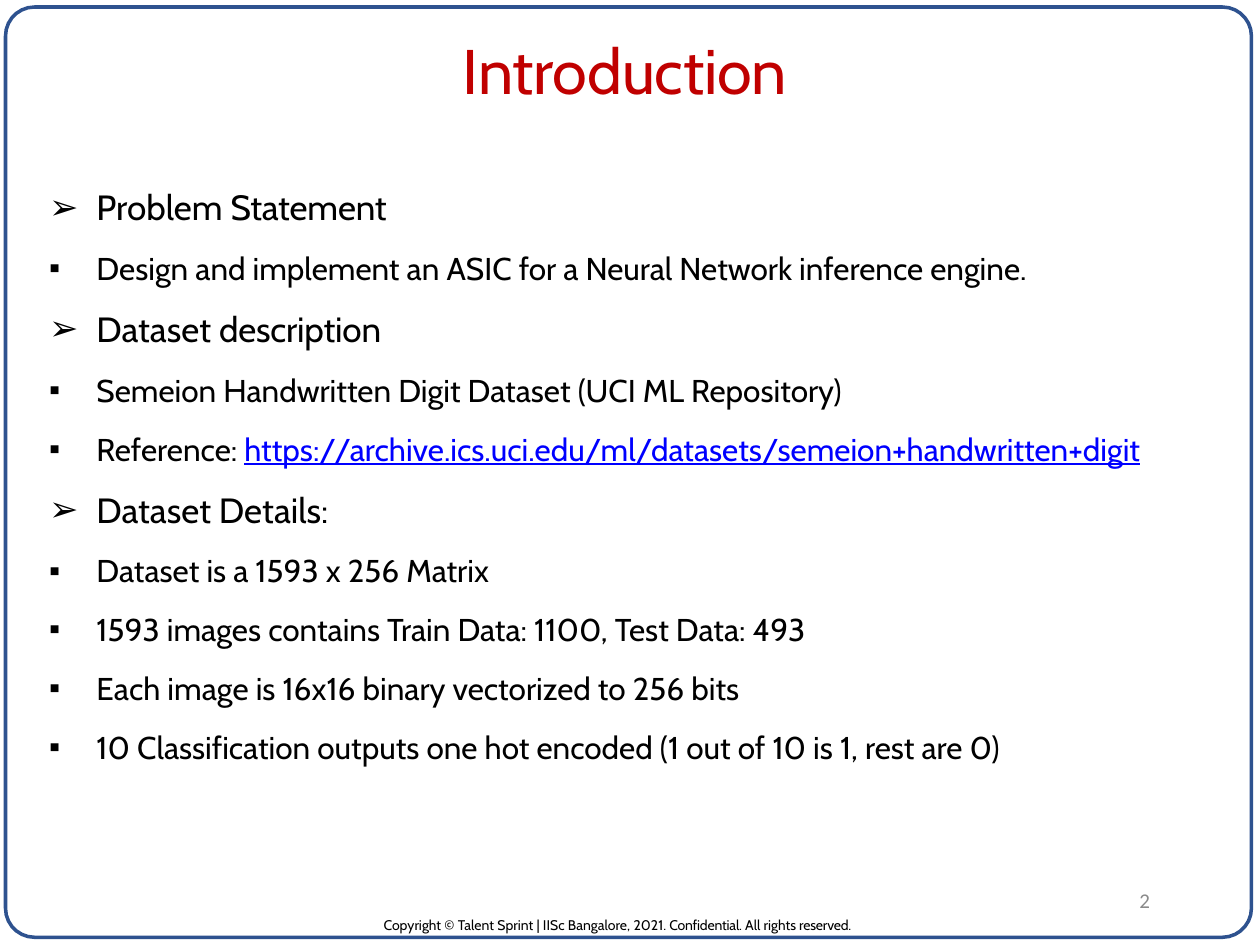
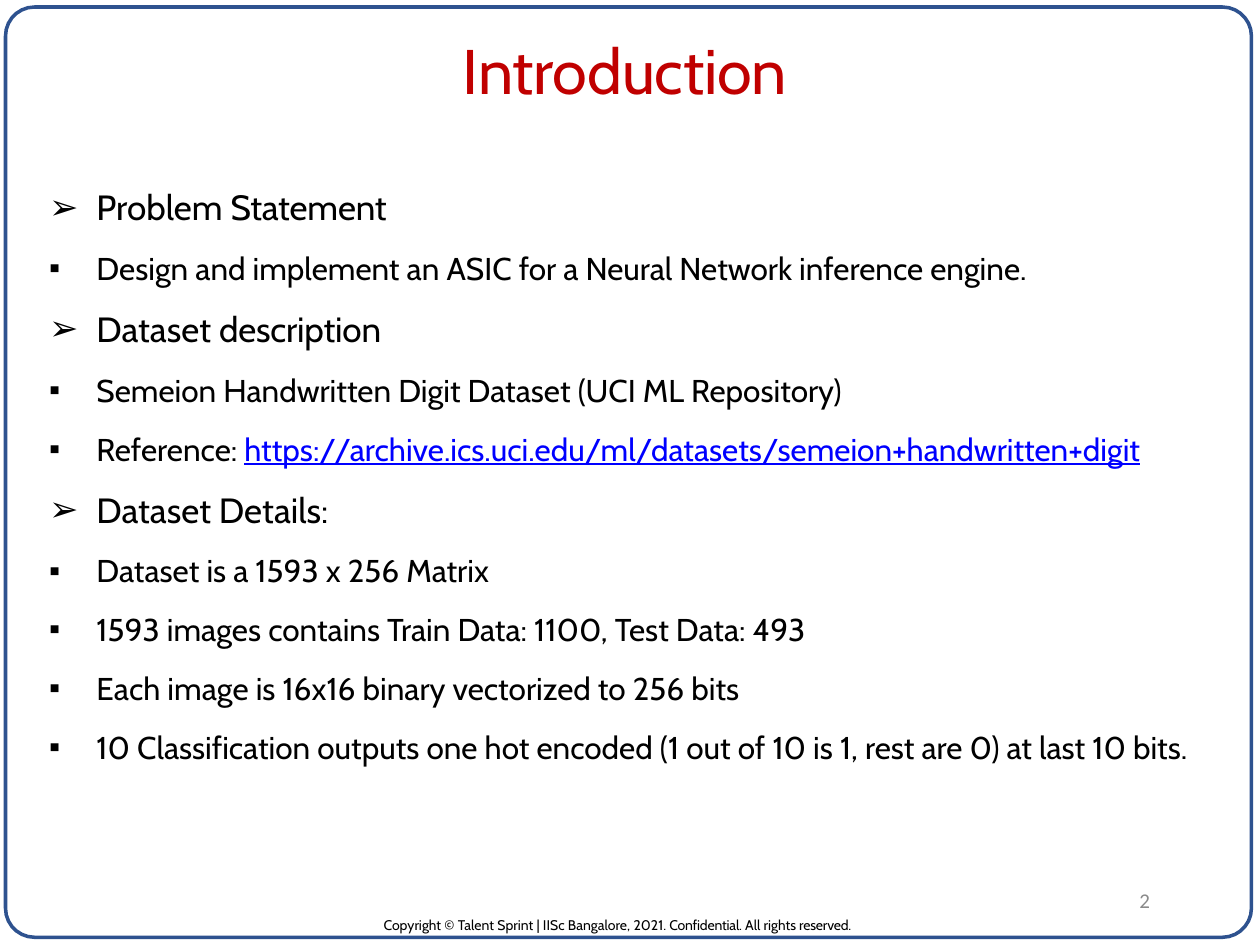
Before and after one commit to pvrajeshkumar/IISC_DVLSI_ML_Project, a slide deck: slide 2 of Project_Report/ASIC for Neural Network inference_P_V_Rajesh_Kumar.pptx. Drawn at 1260x945 pixels with LibreOffice and Linux fonts; fonts in the diff are those of the drawing. Boxes give left, top, right and bottom in pixels: in the first picture for what was removed or moved away, otherwise in the second. Text is boxed around its words. In the diff, an @@ line names an element or a change of style, - is before the commit and + after.

```diff
--- a/Project_Report/ASIC for Neural Network inference_P_V_Rajesh_Kumar.pptx
+++ b/Project_Report/ASIC for Neural Network inference_P_V_Rajesh_Kumar.pptx
@@ text at bbox=[96, 735, 1187, 766]: text changed @@
-  ▪ 10 Classification outputs one hot encoded (1 out of 10 is 1, rest are 0)
+  ▪ 10 Classification outputs one hot encoded (1 out of 10 is 1, rest are 0) at last 10 bits.
```
Also in this commit, not shown: 6 other slides changed.
